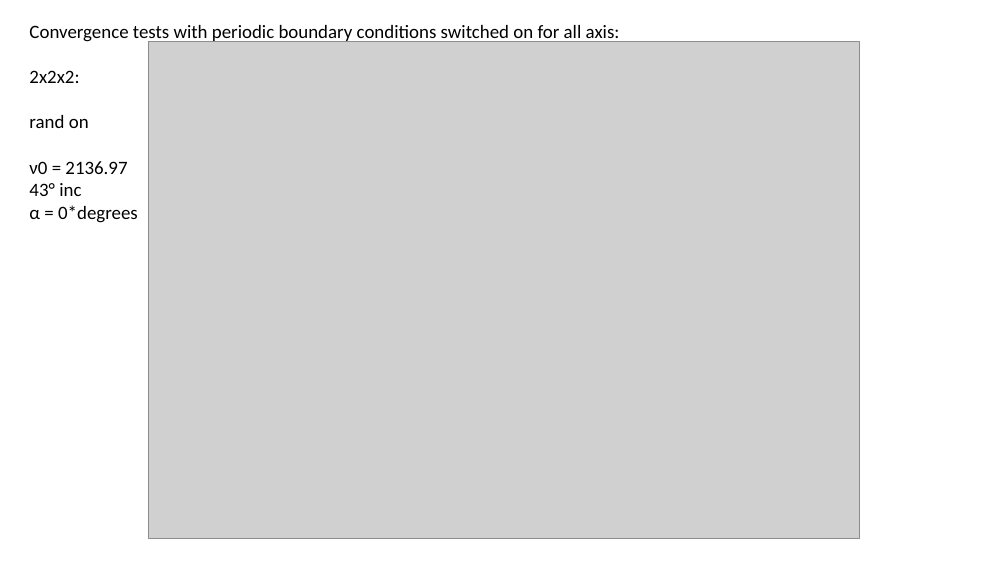
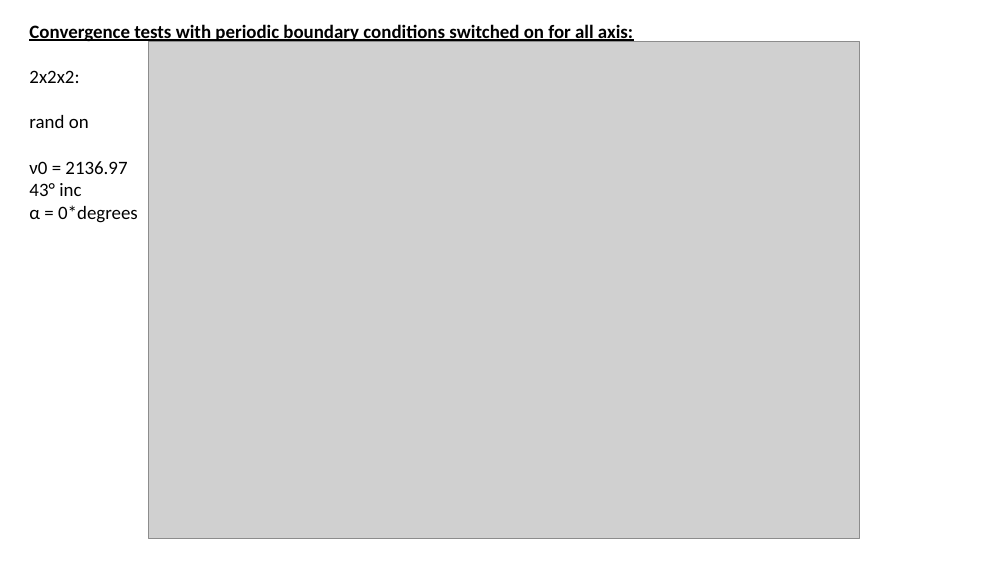
Before and after one commit to achoudh/alpha_CO_IR, a slide deck: slide 24 of exciton_CO.pptx (slide 25 before the commit). Drawn at 1008x567 pixels with LibreOffice and Linux fonts; fonts in the diff are those of the drawing; grey boxes stand for pictures. Boxes give left, top, right and bottom in pixels: in the first picture for what was removed or moved away, otherwise in the second. Text is boxed around its words. In the diff, an @@ line names an element or a change of style, - is before the commit and + after.

Commit message:
convergence tests of cut-off radius done

```diff
--- a/exciton_CO.pptx
+++ b/exciton_CO.pptx
@@ text at [29, 22, 633, 43]: bold on, underline on in "Convergence tests with periodic boundary conditions switched ..." @@
```
Also in this commit, not shown: 1 slide added, 1 slide removed, 3 other files.
